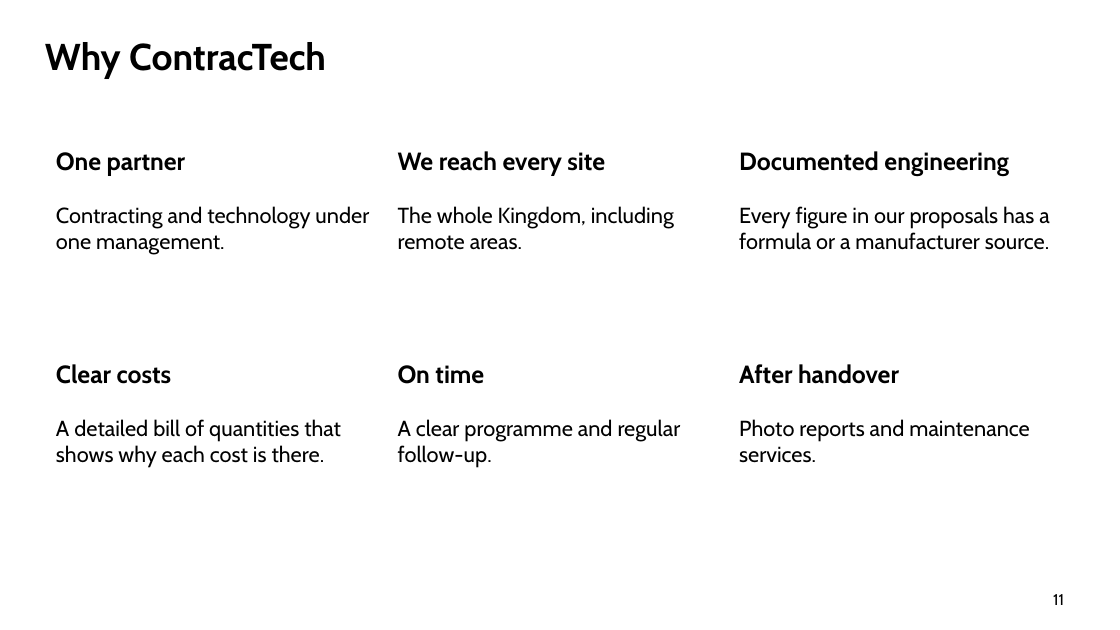
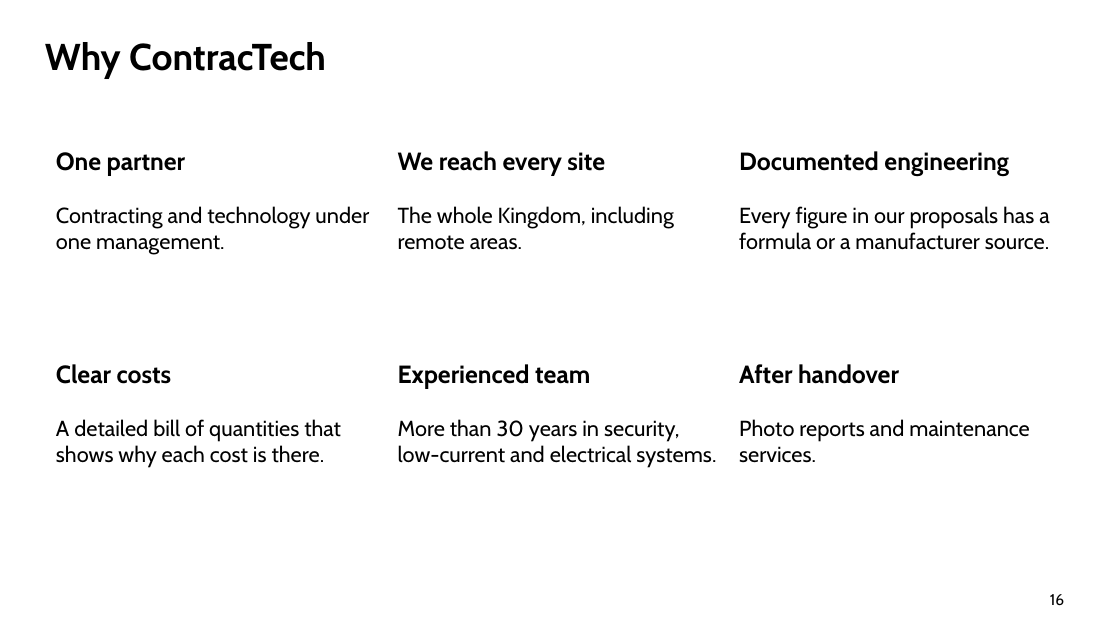
Before and after one commit to urkTish/CCTV, a slide deck: slide 16 of docs/company-profile/ContracTech-Company-Profile-EN.pptx (slide 11 before the commit). Drawn at 1120x630 pixels with LibreOffice and Linux fonts; fonts in the diff are those of the drawing; background and template pictures are left out. Boxes give left, top, right and bottom in pixels: in the first picture for what was removed or moved away, otherwise in the second. Text is boxed around its words. In the diff, an @@ line names an element or a change of style, - is before the commit and + after.

```diff
--- a/docs/company-profile/ContracTech-Company-Profile-EN.pptx
+++ b/docs/company-profile/ContracTech-Company-Profile-EN.pptx
@@ text at (398,364,590,388): text changed @@
-On time
+Experienced team
@@ text at (398,419,716,467): text changed @@
-A clear programme and regular follow-up.
+More than 30 years in security, low-current and electrical systems.
@@ page number at (1050,594,1064,606): text changed @@
-11
+16
```
Also in this commit, not shown: 3 other slides changed, 6 slides added, 1 slide removed, 8 other files.
